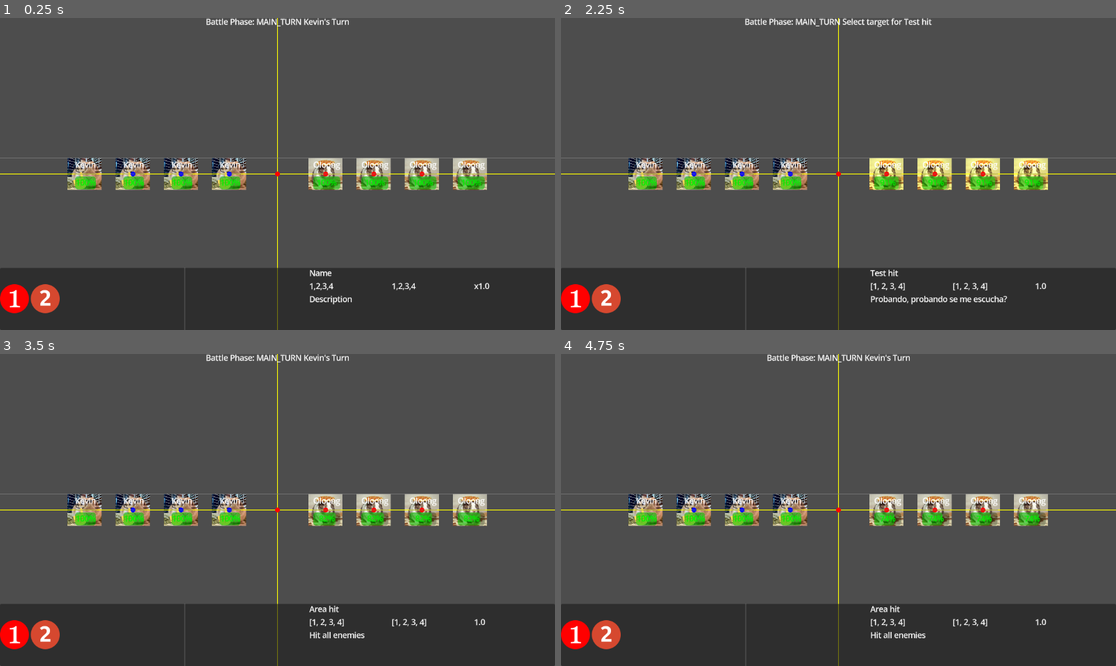
Above: before the commit, frames 1-4 (two rows, left to right).
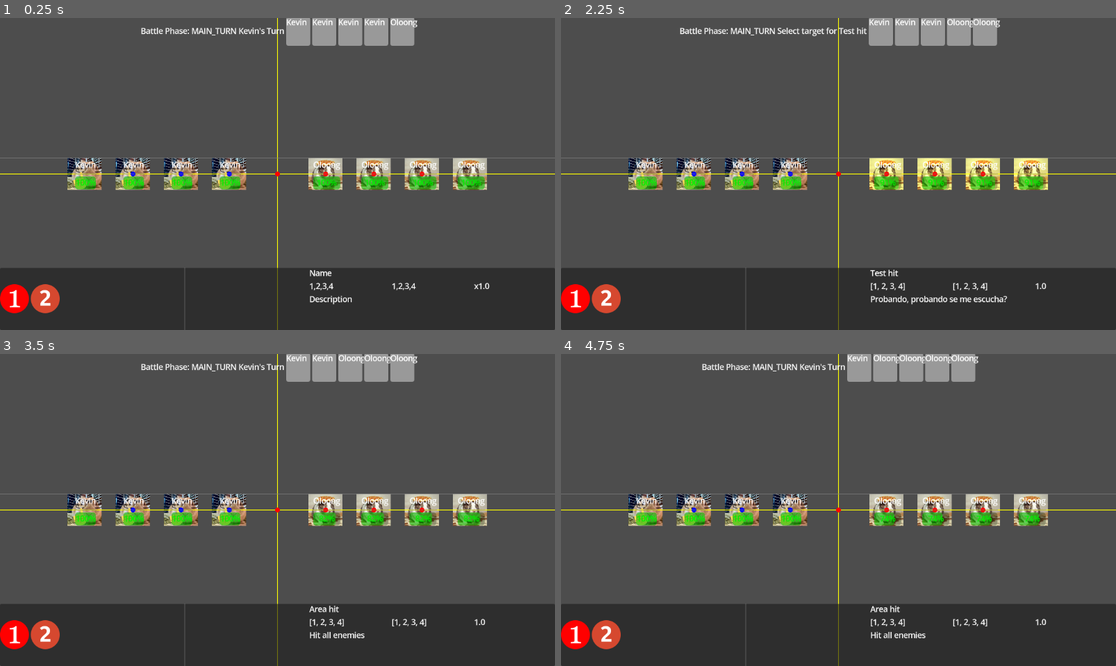
Above: after the commit, the same moments.

Repository: Yusa21/rabbitrumble
Game: Godot game, scene res://scenes/combatScene/Battle.tscn
Two runs of this game, one before a commit and one after it. Both use one fixed random seed, a clock stepped at 60 frames per second and the inputs below.
Inputs (mouse positions are in pixels of both pictures, inside the frame that each line leads up to):
- Up to frame 1 (0.25 s): no input
- Up to frame 2 (2.25 s): click (577, 298) at 0.5 s; click (605, 298) at 1.25 s; click (577, 298) at 2 s
- Up to frame 3 (3.5 s): click (44, 634) at 2.75 s
- Up to frame 4 (4.75 s): click (577, 634) at 3.5 s; click (605, 634) at 4.25 s

The runs differ from the first frame. In frame 1, 2.4% of the frame differs, in the area x 25-76%, y 0-9%; in frame 2, 2.6%, in the area x 21-80%, y 0-9%; in frame 3, 2.4%; in frame 4, 2.4%.

Commit message:
Turn display
He añadido un turn display que muestra el orden de turnos. El siguiente commit va a ser bastante gordo porque voy a refactorizar la UI entera para hacerla más modular, ahora mismo es un monolito de 500 lineas

Diff:
--- a/scenes/combatUI/combat_ui.gd
+++ b/scenes/combatUI/combat_ui.gd
@@ -17,6 +17,7 @@
 @onready var turn_label = get_node("%TurnLabel")
 @onready var character_ui_container = get_node("%CharacterUIContainer")
 @onready var ability_information = get_node("%AbilityInformationUI")
+@onready var turn_order_display = get_node("%TurnOrderDisplay")
 
 func _ready():
 	# Al principio desactiva los botones
@@ -45,6 +46,12 @@
 
 	# Connect click events for all characters
 	_connect_character_click_events()
+
+	# Initialize turn order display
+	if turn_order_display:
+		turn_order_display.initialize(battle_manager)
+	else:
+		print("Warning: Turn order display not found in scene")
 
 	# Debug - print initial state
 	print("Initial battle state: ", BattleManager.BattleState.keys()[battle_manager.current_state])
@@ -393,6 +400,11 @@
 		print("Ability execution complete")
 		current_character.emit_end_turn()
 
+#Cuando los cambios de velocidad acurran, se tiene que llamar a esto
+func _turn_order_changed():
+	if turn_order_display:
+		turn_order_display.handle_turn_order_changed()
+
 # Handle right-click for canceling targeting mode
 func _input(event):
 	if targeting_mode:
--- a/scenes/combatUI/combat_ui.tscn
+++ b/scenes/combatUI/combat_ui.tscn
@@ -1,6 +1,7 @@
-[gd_scene load_steps=5 format=3 uid="uid://fd3yk1rhccrb"]
+[gd_scene load_steps=6 format=3 uid="uid://fd3yk1rhccrb"]
 
 [ext_resource type="Script" uid="uid://drkw847rhmuws" path="res://scenes/combatUI/combat_ui.gd" id="1_2twv5"]
+[ext_resource type="PackedScene" uid="uid://bsu1vuvwd1mwq" path="res://scenes/combatUI/turn_order_display.tscn" id="2_3j1iq"]
 [ext_resource type="Texture2D" uid="uid://dcbpc1u02lv60" path="res://assets/menu/button/number_1.png" id="2_rj8ld"]
 [ext_resource type="Texture2D" uid="uid://b3ir5d468xrny" path="res://assets/menu/button/number_2.png" id="3_ugwti"]
 [ext_resource type="PackedScene" uid="uid://pt623vjaymv5" path="res://scenes/combatUI/ability_information_ui.tscn" id="4_ugwti"]
@@ -40,6 +41,10 @@
 layout_mode = 2
 
 [node name="TurnLabel" type="Label" parent="UIMargin/FullUI/TopSection"]
+unique_name_in_owner = true
+layout_mode = 2
+
+[node name="TurnOrderDisplay" parent="UIMargin/FullUI/TopSection" instance=ExtResource("2_3j1iq")]
 unique_name_in_owner = true
 layout_mode = 2
 
--- /dev/null
+++ b/scenes/combatUI/turn_indicator.gd
@@ -0,0 +1,12 @@
+extends Panel
+class_name TurnIndicator
+
+# UI elements
+#@onready var character_icon = get_node("CharacterIcon")
+@onready var character_name = get_node("CharacterName")
+
+func initialize(character: BaseCharacter):
+	# Update visuals
+	if character != null:
+		character_name.text = character.char_name
+	#Aqui tambien haria falta poner texturas
--- /dev/null
+++ b/scenes/combatUI/turn_indicator.tscn
@@ -0,0 +1,22 @@
+[gd_scene load_steps=3 format=3 uid="uid://qvnrvli6owa5"]
+
+[ext_resource type="Script" uid="uid://dwgvo7gp3qiur" path="res://scenes/combatUI/turn_indicator.gd" id="1_1vgsm"]
+
+[sub_resource type="StyleBoxFlat" id="StyleBoxFlat_1vgsm"]
+corner_radius_top_left = 5
+corner_radius_top_right = 5
+corner_radius_bottom_right = 5
+corner_radius_bottom_left = 5
+shadow_color = Color(0, 0, 0, 0)
+
+[node name="TurnIndicator" type="Panel"]
+custom_minimum_size = Vector2(50, 50)
+offset_right = 40.0
+offset_bottom = 40.0
+theme_override_styles/panel = SubResource("StyleBoxFlat_1vgsm")
+script = ExtResource("1_1vgsm")
+
+[node name="CharacterName" type="Label" parent="."]
+layout_mode = 0
+offset_right = 50.0
+offset_bottom = 22.3333
--- /dev/null
+++ b/scenes/combatUI/turn_order_display.gd
@@ -0,0 +1,100 @@
+extends HBoxContainer
+class_name TurnOrderDisplay
+
+# Scene for individual turn indicators
+var turn_indicator_scene = preload("res://scenes/combatUI/turn_indicator.tscn")
+# Store the current turn indicators
+var turn_indicators = []
+# Maximum number of future turns to show
+var max_future_turns = 4
+
+# Reference to battle manager for turn order
+var battle_manager: BattleManager
+
+# Signal to notify when turn order is updated
+signal turn_order_updated
+
+func _ready():
+	# Initialize container properties
+	custom_minimum_size.y = 60
+	alignment = BoxContainer.ALIGNMENT_BEGIN
+
+func initialize(manager: BattleManager):
+	battle_manager = manager
+	# Connect to relevant signals
+	battle_manager.round_start.connect(_on_round_start)
+	battle_manager.pre_turn.connect(_on_pre_turn)
+	battle_manager.post_turn.connect(_on_post_turn)
+	battle_manager.battle_start.connect(_on_battle_start)
+	battle_manager.battle_end.connect(_on_battle_end)
+
+	# Initial setup of turn order
+	update_turn_order()
+
+# Update the visual turn order based on current participants
+func update_turn_order():
+	# Clear existing indicators
+	clear_turn_indicators()
+
+	# Get the current active character
+	var active_character = battle_manager.active_character
+
+	if active_character == null:
+		# No active character yet, just show the initial order
+		for i in range(min(battle_manager.participants.size(), max_future_turns + 1)):
+			var character = battle_manager.participants[i]
+			add_turn_indicator(character)
+	else:
+		# Find the index of the active character
+		var active_index = battle_manager.participants.find(active_character)
+		if active_index != -1:
+			# Add the active character first
+			add_turn_indicator(active_character)
+
+			# Add upcoming turns
+			var turns_added = 1
+			for i in range(1, battle_manager.participants.size()):
+				var next_index = (active_index + i) % battle_manager.participants.size()
+				if turns_added <= max_future_turns:
+					add_turn_indicator(battle_manager.participants[next_index])
+					turns_added += 1
+
+	# Emit signal that turn order has been updated
+	emit_signal("turn_order_updated")
+
+# Add a turn indicator for a character
+func add_turn_indicator(character):
+	var indicator = turn_indicator_scene.instantiate()
+	add_child(indicator)
+	indicator.initialize(character)
+	turn_indicators.append(indicator)
+
+# Clear all turn indicators
+func clear_turn_indicators():
+	for indicator in turn_indicators:
+		indicator.queue_free()
+	turn_indicators.clear()
+
+# Handle turn change
+func _on_pre_turn(_character):
+	update_turn_order()
+
+# Handle round start - reset the display
+func _on_round_start():
+	update_turn_order()
+
+# Handle turn end
+func _on_post_turn(_character):
+	update_turn_order()
+
+# Handle battle start
+func _on_battle_start():
+	update_turn_order()
+
+# Handle battle end
+func _on_battle_end(_winner):
+	clear_turn_indicators()
+
+# Public method to update the display when the turn order changes
+func handle_turn_order_changed():
+	update_turn_order()
--- /dev/null
+++ b/scenes/combatUI/turn_order_display.tscn
@@ -0,0 +1,11 @@
+[gd_scene load_steps=2 format=3 uid="uid://bsu1vuvwd1mwq"]
+
+[ext_resource type="Script" uid="uid://0nav4ek475w5" path="res://scenes/combatUI/turn_order_display.gd" id="1_h4ehl"]
+
+[node name="TurnOrderDisplay" type="HBoxContainer"]
+anchors_preset = 15
+anchor_right = 1.0
+anchor_bottom = 1.0
+grow_horizontal = 2
+grow_vertical = 2
+script = ExtResource("1_h4ehl")
Not shown, added: scenes/combatUI/turn_indicator.gd.uid
Not shown, added: scenes/combatUI/turn_order_display.gd.uid
